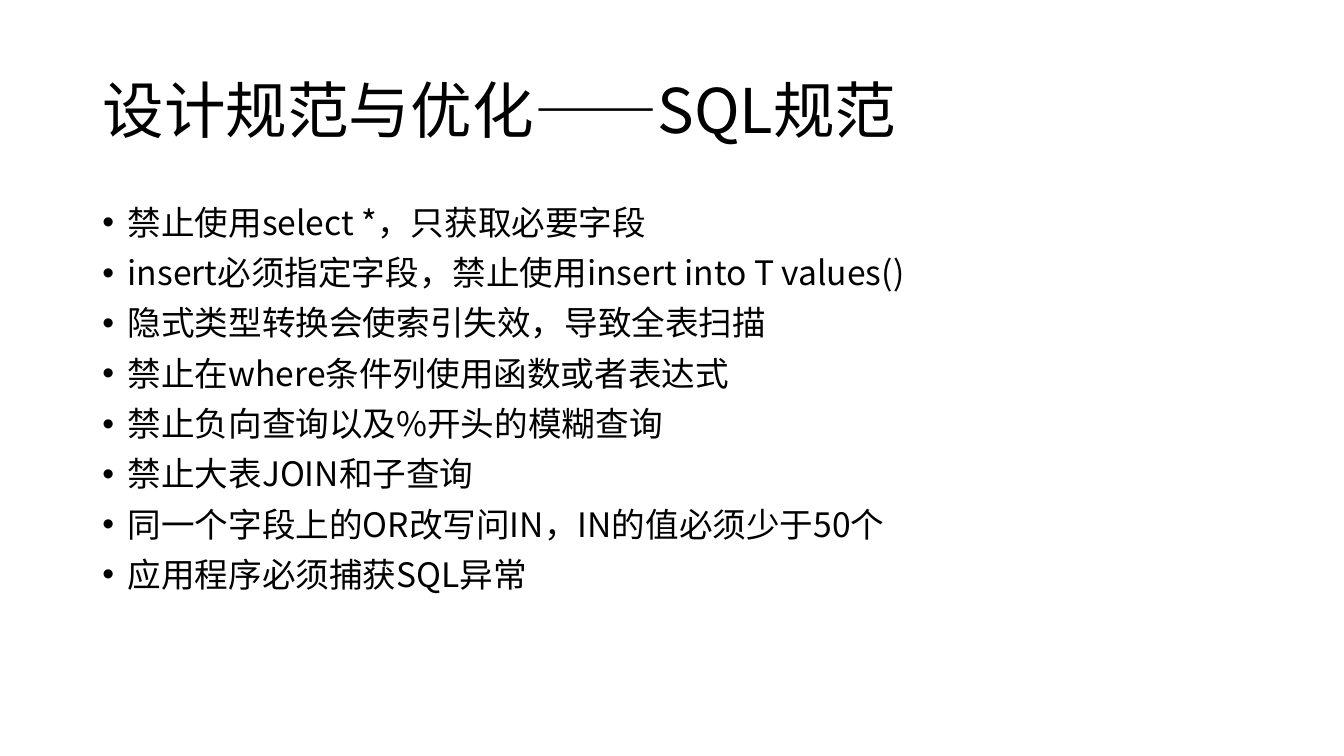
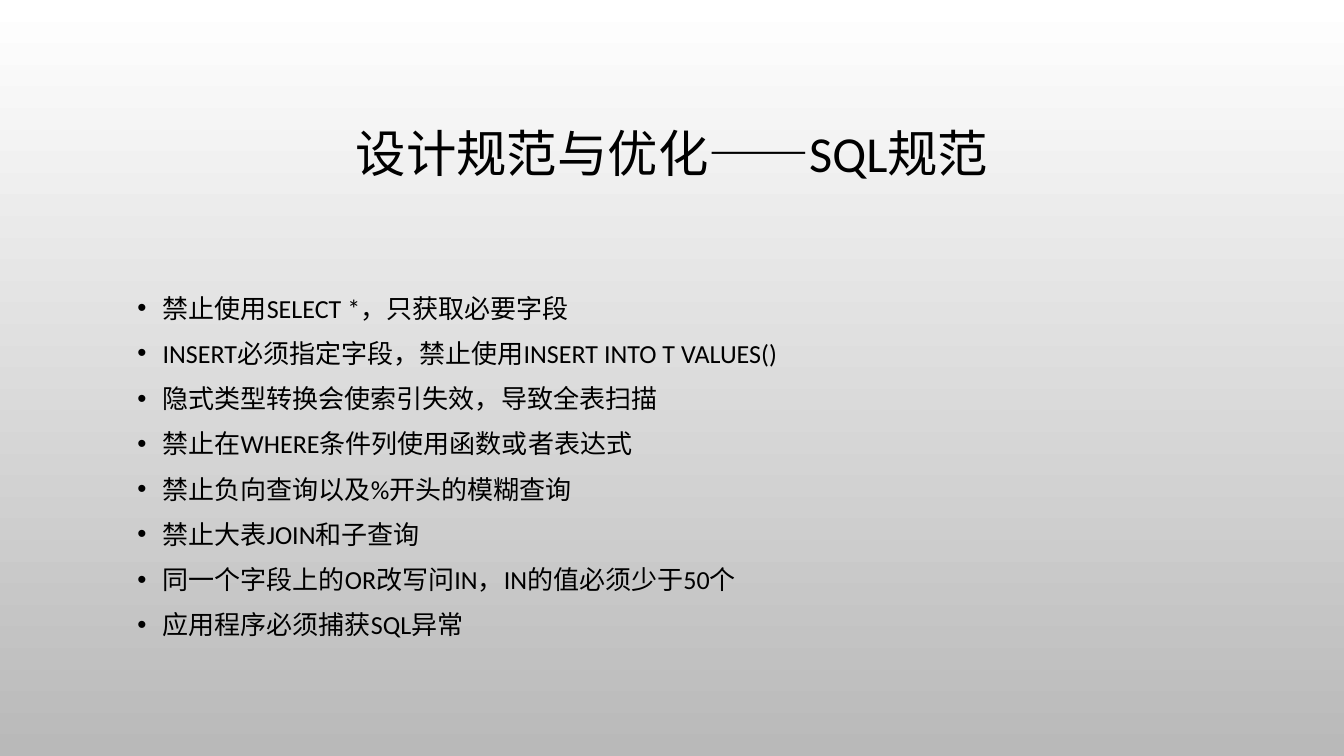
Before and after one commit to jaspone/notes, a slide deck: slide 20 of mysql分享.pptx (slide 19 before the commit). Drawn at 1344x756 pixels with LibreOffice and Linux fonts; fonts in the diff are those of the drawing; background and template pictures are left out. Boxes give left, top, right and bottom in pixels: in the first picture for what was removed or moved away, otherwise in the second. Text is boxed around its words. In the diff, an @@ line names an element or a change of style, - is before the commit and + after.

```diff
--- a/mysql分享.pptx
+++ b/mysql分享.pptx
@@ background #FFFFFF to picture (left out) @@
@@ title "设计规范与优化——SQL规范": place and size @@
-title "设计规范与优化——SQL规范" at bbox=[102, 81, 896, 145]
+title "设计规范与优化——SQL规范" at bbox=[356, 129, 989, 179]
@@ title "设计规范与优化——SQL规范" at bbox=[356, 129, 989, 179]: size 44 to 36 pt, font Noto Sans CJK SC to Calibri; alignment left to centre @@
@@ text "禁止使用SELECT *，只获取必要字段": place and size @@
-text "禁止使用SELECT *，只获取必要字段" at bbox=[128, 206, 905, 593]
+text "禁止使用SELECT *，只获取必要字段" at bbox=[163, 296, 777, 638]
@@ text at bbox=[163, 296, 777, 367]: text changed; size 24 to 18.6 pt; font Noto Sans CJK SC to Calibri @@
-• 禁止使用select *，只获取必要字段
-• insert必须指定字段，禁止使用insert into T values()
+• 禁止使用SELECT *，只获取必要字段
+• INSERT必须指定字段，禁止使用INSERT INTO T VALUES()
@@ text at bbox=[163, 386, 736, 638]: size 24 to 18.6 pt, font Noto Sans CJK SC to Calibri in "隐式类型转换会使索引失效，导致全表扫描", "禁止负向查询以及%开头的模糊查询", "禁止大表JOIN和子查询", "同一个字段上的OR改写问IN，IN的值必须少于50个" and 1 more places; line spacing 0.9 to 1 @@
@@ text at bbox=[163, 431, 633, 455]: text changed; size 24 to 18.6 pt; font Noto Sans CJK SC to Calibri @@
-• 禁止在where条件列使用函数或者表达式
+• 禁止在WHERE条件列使用函数或者表达式
```
Also in this commit, not shown: 39 other slides changed, 1 slide added.
